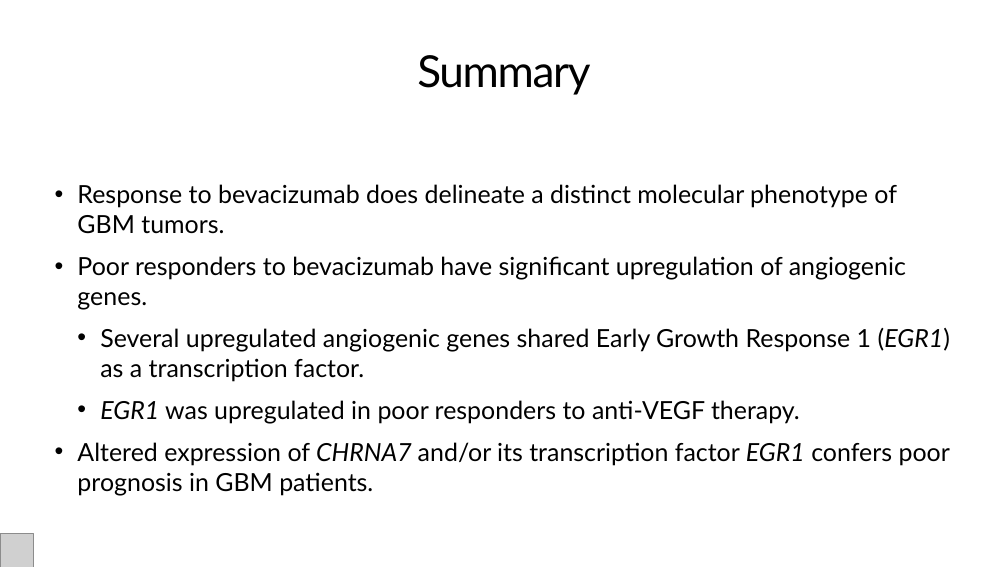
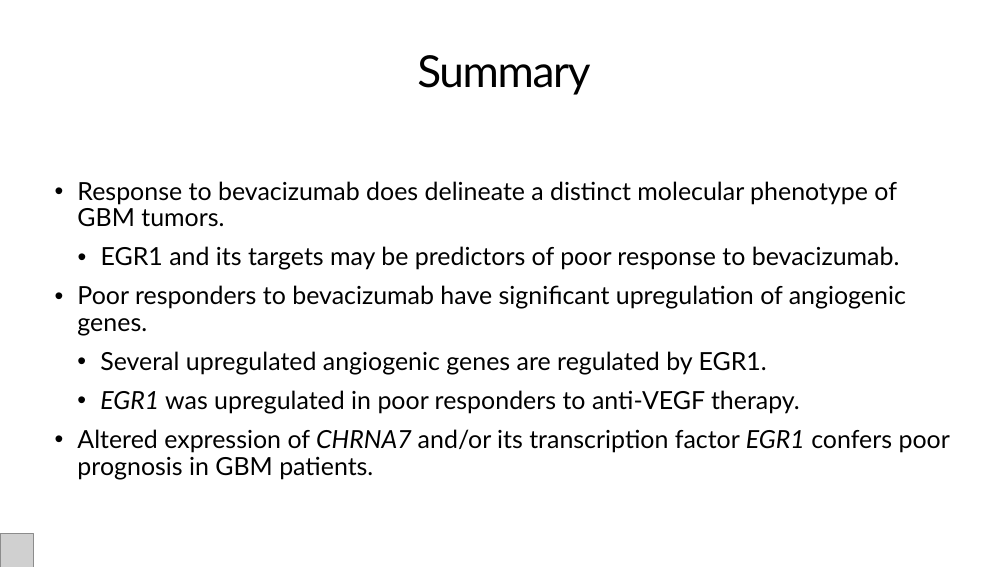
Before and after one commit to roshanlodha/bevacizumab, a slide deck: slide 7 of working/lepow.pptx. Drawn at 1008x567 pixels with LibreOffice and Linux fonts; fonts in the diff are those of the drawing; grey boxes stand for pictures. Boxes give left, top, right and bottom in pixels: in the first picture for what was removed or moved away, otherwise in the second. Text is boxed around its words. In the diff, an @@ line names an element or a change of style, - is before the commit and + after.

```diff
--- a/working/lepow.pptx
+++ b/working/lepow.pptx
@@ text at box(77, 181, 950, 480): line spacing 1 to 0.9 @@
@@ text at box(101, 246, 900, 270): paragraph added @@
+  • EGR1 and its targets may be predictors of poor response to bevacizumab.
@@ text at box(100, 351, 767, 375): text changed @@
-  • Several upregulated angiogenic genes shared Early Growth Response 1 (EGR1) as a transcription factor.
+  • Several upregulated angiogenic genes are regulated by EGR1.
```
Also in this commit, not shown: 1 other slide changed, 2 other files.
